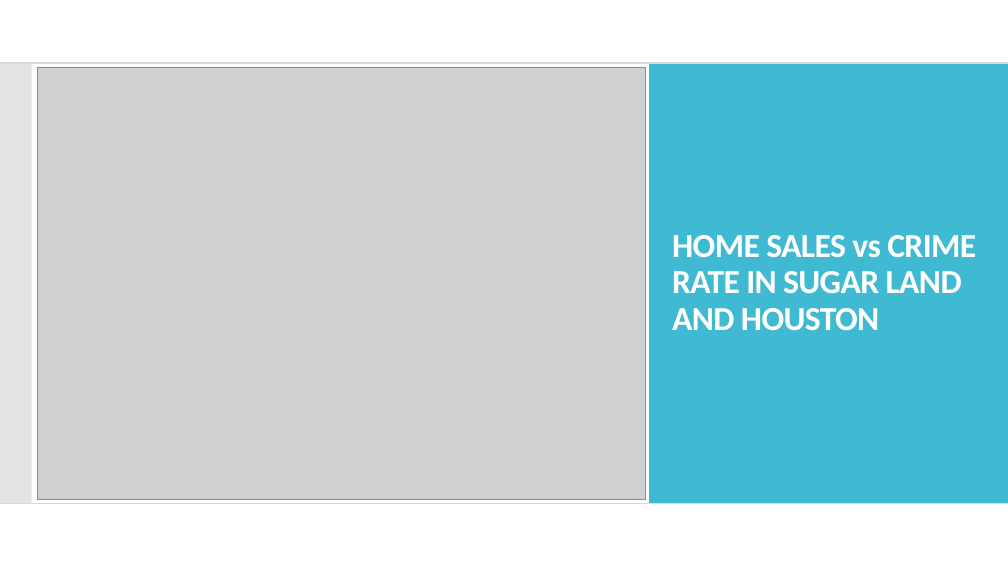
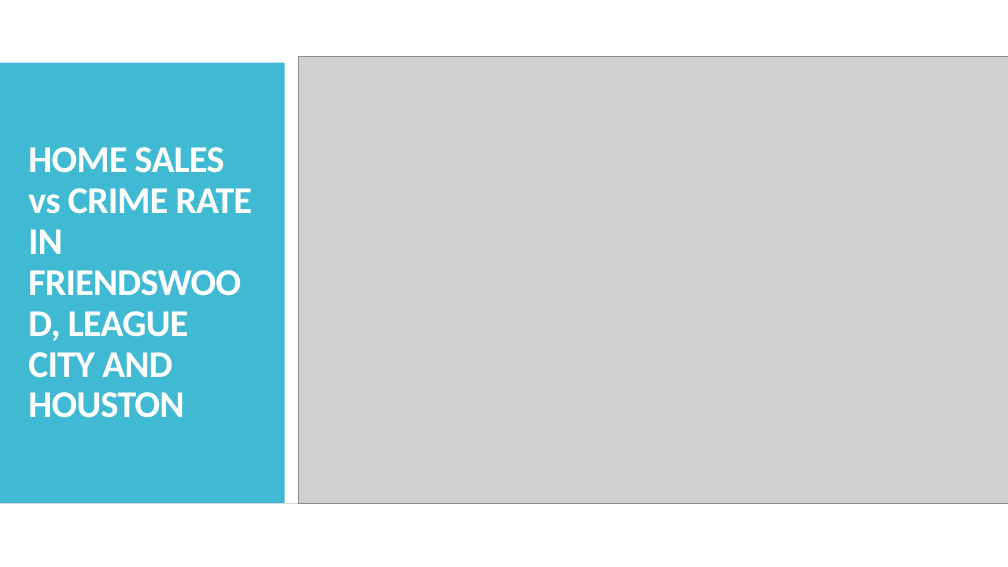
Before and after one commit to andresocorro/project_1, a slide deck: slide 15 of Presentation/final draft.pptx. Drawn at 1008x567 pixels with LibreOffice and Linux fonts; fonts in the diff are those of the drawing; grey boxes stand for pictures. Boxes give left, top, right and bottom in pixels: in the first picture for what was removed or moved away, otherwise in the second. Text is boxed around its words. In the diff, an @@ line names an element or a change of style, - is before the commit and + after.

```diff
--- a/Presentation/final draft.pptx
+++ b/Presentation/final draft.pptx
@@ rectangle removed at [0, 0, 1008, 567] @@
@@ picture: place and size @@
-picture at [37, 67, 646, 500]
+picture at [298, 56, 1008, 504]
@@ rectangle removed at [0, 63, 285, 504] @@
@@ rectangle removed at [0, 63, 32, 504] @@
@@ line removed from (0, 63) to (1008, 63) @@
@@ rectangle added at [0, 63, 285, 504], fill #40BAD2 @@
@@ rectangle removed at [649, 63, 1008, 504] @@
@@ rectangle removed at [977, 63, 1008, 504] @@
@@ title at [28, 147, 252, 418]: text changed; size 32 to 36 pt @@
-HOME SALES vs CRIME RATE IN SUGAR LAND AND HOUSTON
+HOME SALES vs CRIME RATE IN FRIENDSWOOD, LEAGUE CITY AND HOUSTON
```
Also in this commit, not shown: 10 other files.
